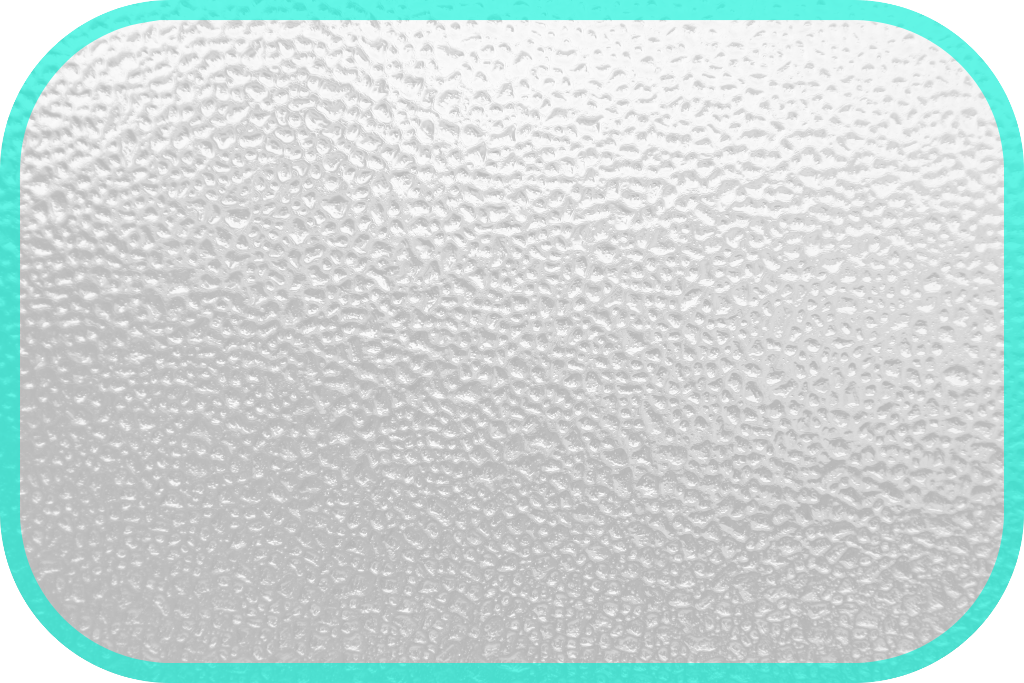
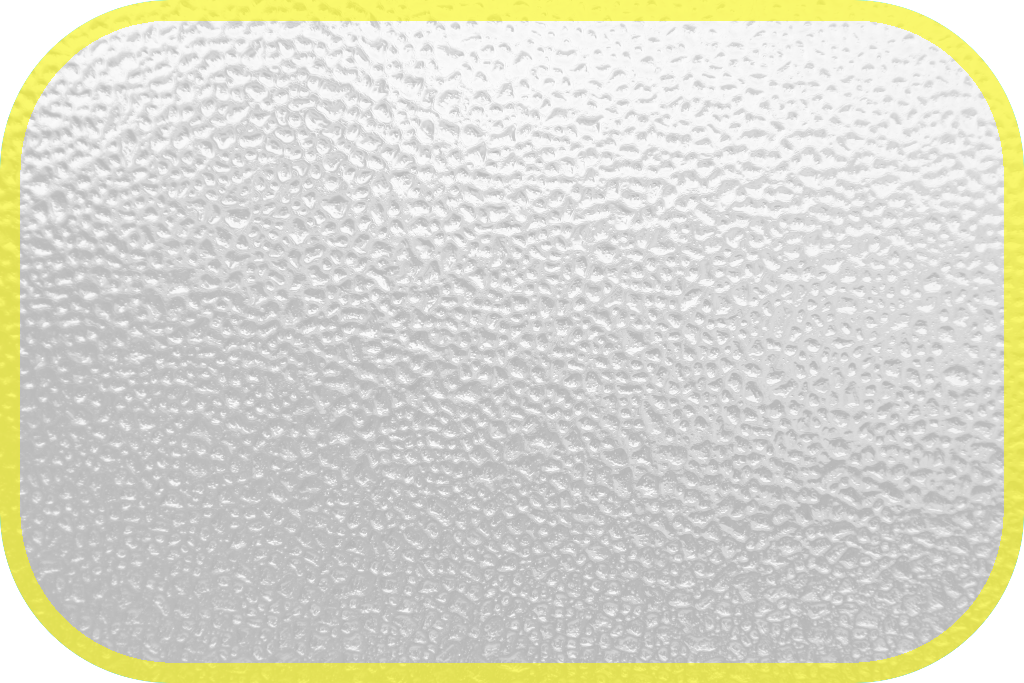
Before/after of a 1024×683 layered artwork. What changed in the layer stack:
added layer "opponent Border" (60%) above "my Border" over [0,0,1024,683]
renamed "Border" to "my Border", hid it over [0,0,1024,683]
